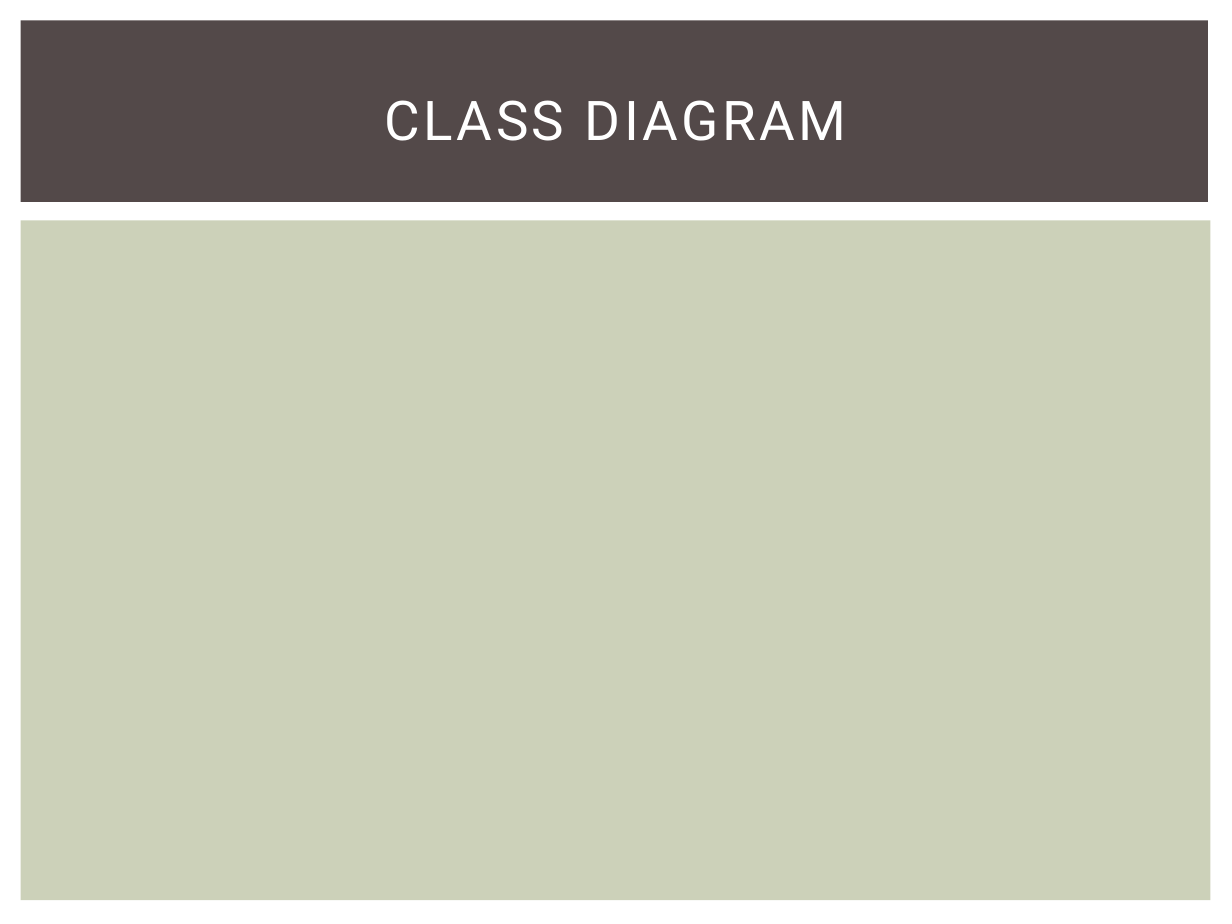
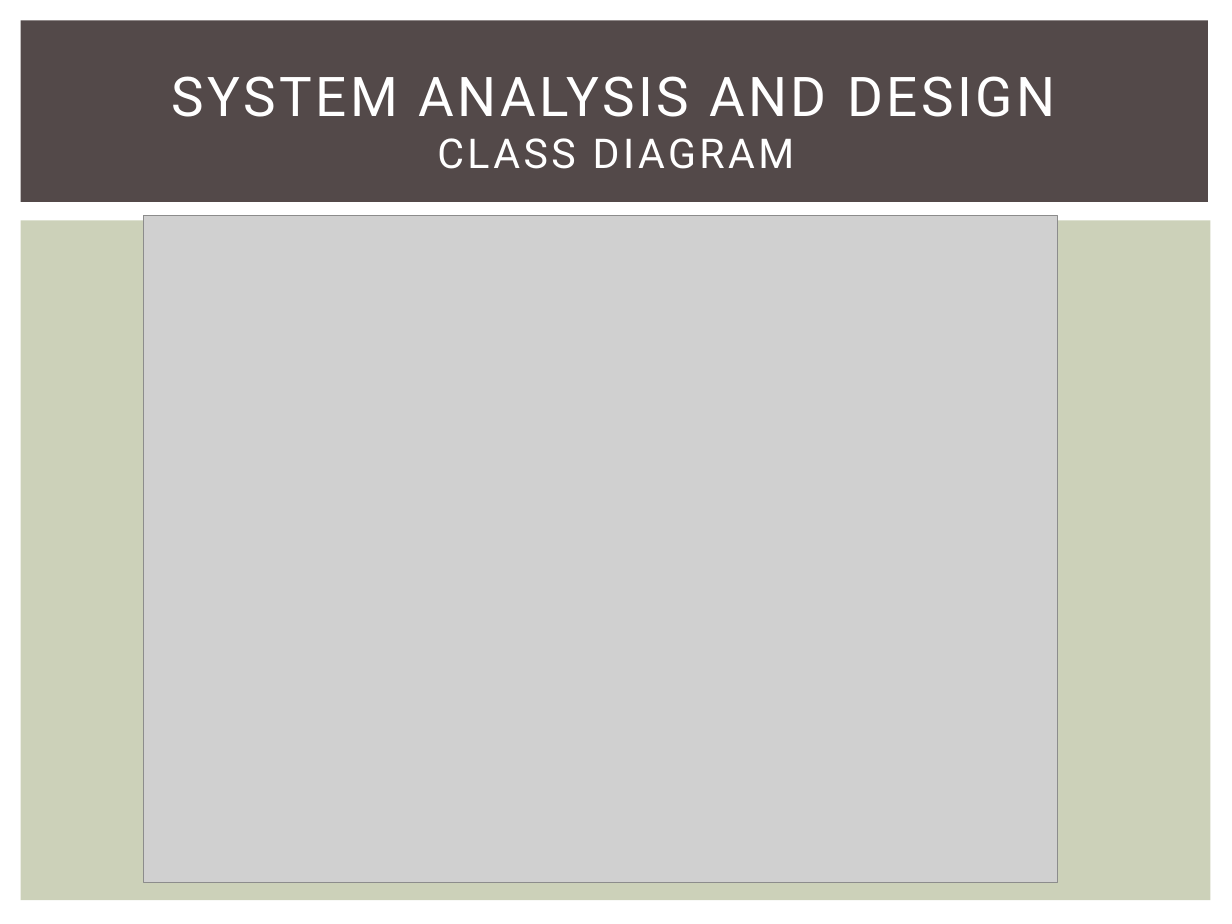
Before and after one commit to skyview059/e-learning-website, a slide deck: slide 18 of Document/Final report/Slide E-Learning project.pptx (slide 16 before the commit). Drawn at 1232x924 pixels with LibreOffice and Linux fonts; fonts in the diff are those of the drawing; grey boxes stand for pictures. Boxes give left, top, right and bottom in pixels: in the first picture for what was removed or moved away, otherwise in the second. Text is boxed around its words. In the diff, an @@ line names an element or a change of style, - is before the commit and + after.

```diff
--- a/Document/Final report/Slide E-Learning project.pptx
+++ b/Document/Final report/Slide E-Learning project.pptx
@@ title at (172, 76, 1055, 169): text changed @@
-CLASS DIAGRAM
+SYSTEM ANALYSIS AND DESIGN
+CLASS DIAGRAM
@@ picture added at (144, 216, 1058, 883) @@
```
Also in this commit, not shown: 7 other slides changed, 4 slides added, 3 slides removed.
